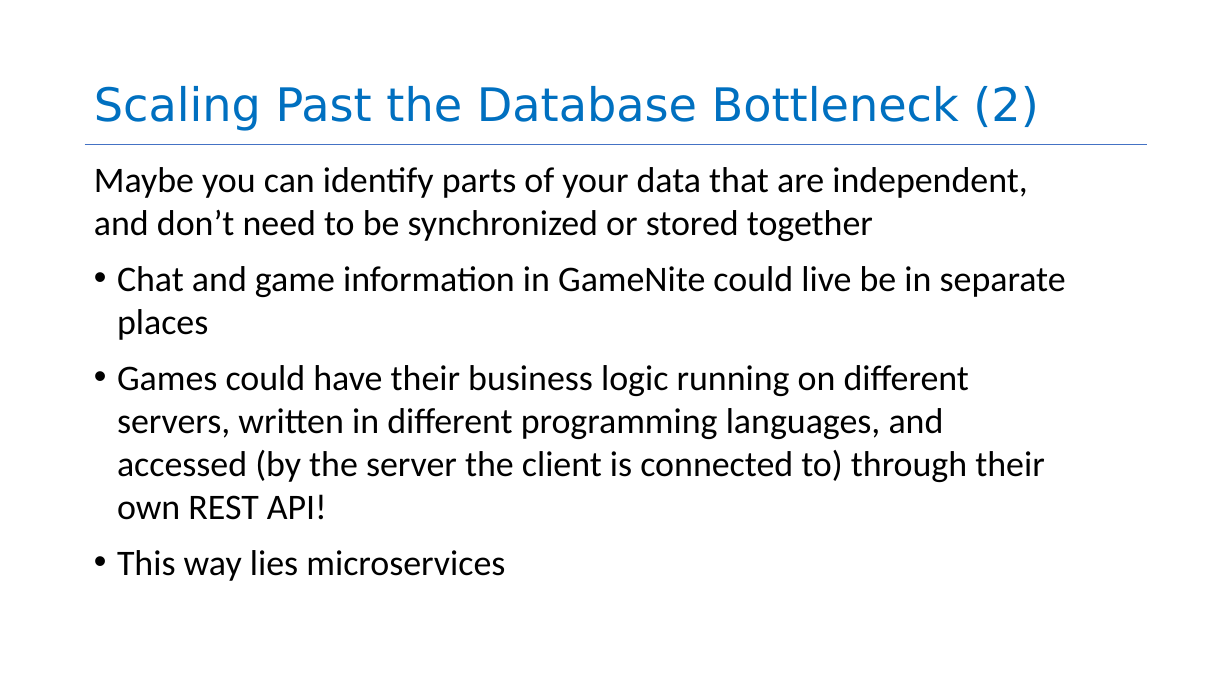
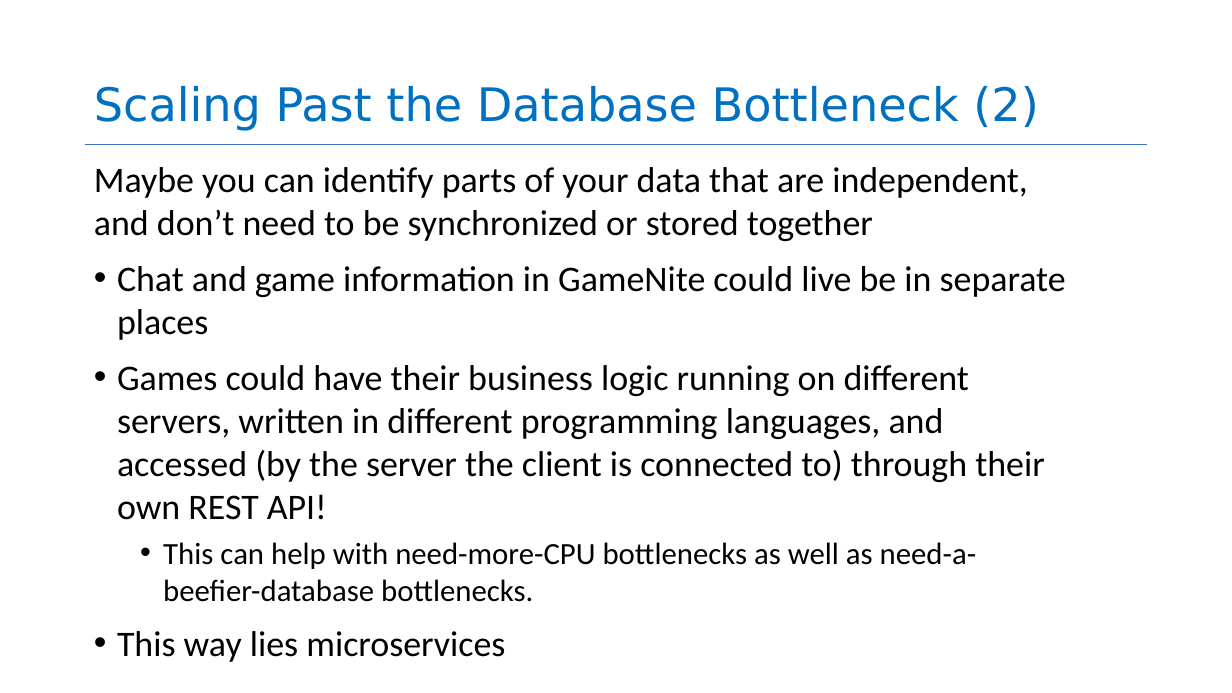
Before and after one commit to neu-se/CS4530-Spring-2026, a slide deck: slide 31 of Slides/Module 04 Web Applications.pptx. Drawn at 1232x693 pixels with LibreOffice and Linux fonts; fonts in the diff are those of the drawing. Boxes give left, top, right and bottom in pixels: in the first picture for what was removed or moved away, otherwise in the second. Text is boxed around its words. In the diff, an @@ line names an element or a change of style, - is before the commit and + after.

```diff
--- a/Slides/Module 04 Web Applications.pptx
+++ b/Slides/Module 04 Web Applications.pptx
@@ text at [163,542,977,602]: paragraph added @@
+  • This can help with need-more-CPU bottlenecks as well as need-a-beefier-database bottlenecks.
```
Also in this commit, not shown: 6 other slides changed, 1 other file.
